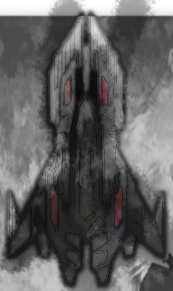
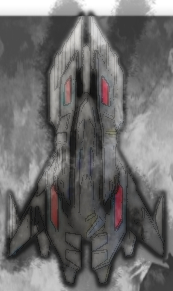
Before/after of a w=173, h=291 layered artwork. What changed in the layer stack:
painted on "basicEnemy.png copy #1" over [2, 0, 173, 291]
